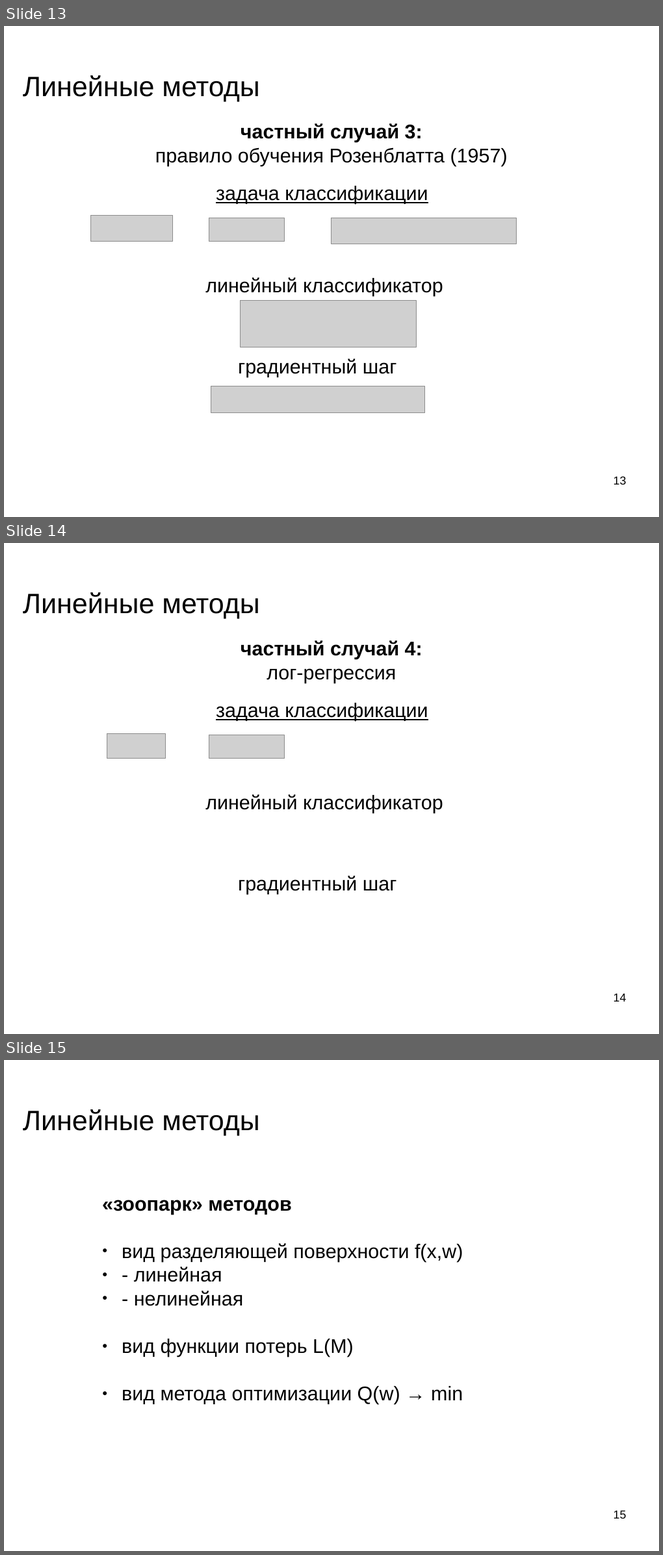
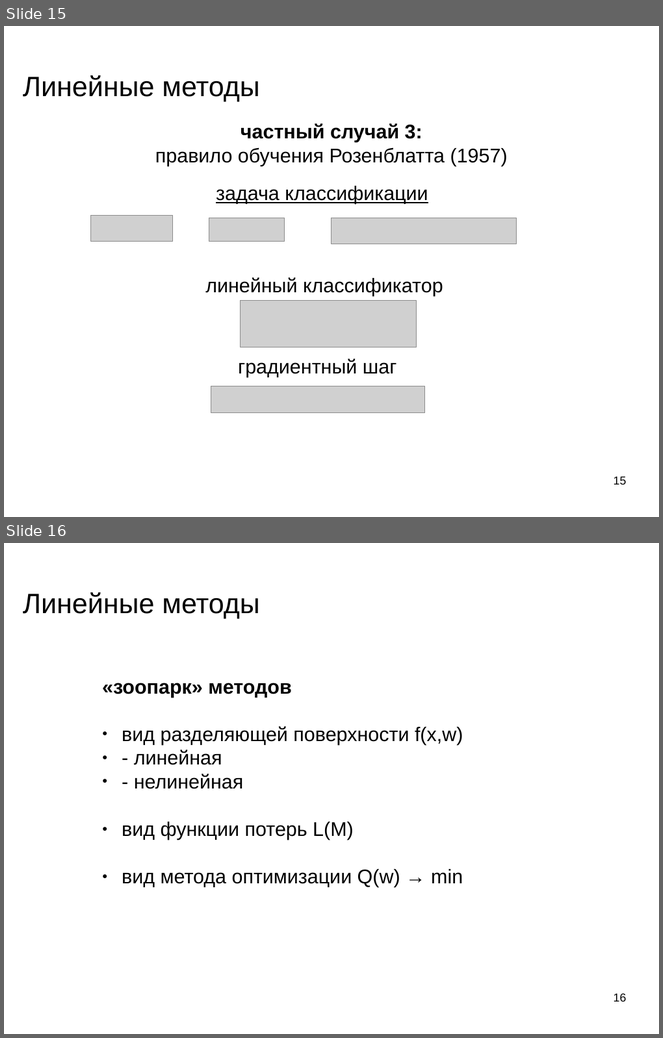
Before and after one commit to mechanoid5/ml_lectorium_legacy, a slide deck: 09-linear.odp. Shown one above the other, each under a label of ours: slides 13, 14 and 15 before the commit, slides 15 and 16 after it. The pictures are 663x1555 and 663x1038 pixels, drawn with LibreOffice and Linux fonts; fonts in the diff are those of the drawing; grey boxes stand for pictures; background and template pictures are left out. Boxes give left, top, right and bottom in pixels: in the first picture for what was removed or moved away, otherwise in the second. Text is boxed around its words. In the diff, an @@ line names an element or a change of style, - is before the commit and + after.

```diff
--- a/09-linear.odp
+++ b/09-linear.odp
@@ slide 14 removed at (x1=4, y1=543, x2=659, y2=1034), background picture (left out) @@
@@ title removed at (x1=23, y1=592, x2=259, y2=618) @@
-Линейные методы
@@ text removed at (x1=241, y1=641, x2=423, y2=683) @@
-частный случай 4:
-лог-регрессия
@@ text removed at (x1=216, y1=703, x2=428, y2=721) @@
-задача классификации
@@ picture removed at (x1=107, y1=734, x2=165, y2=759) @@
@@ picture removed at (x1=209, y1=735, x2=285, y2=759) @@
@@ text removed at (x1=206, y1=795, x2=443, y2=813) @@
-линейный классификатор
@@ text removed at (x1=238, y1=876, x2=397, y2=895) @@
-градиентный шаг
@@ page number removed at (x1=614, y1=993, x2=627, y2=1002) @@
-14
@@ what was slide 13 is now slide 15 @@
@@ page number at (x1=614, y1=476, x2=627, y2=485): text changed @@
-13
+15
@@ what was slide 15 is now slide 16 @@
@@ page number at (x1=614, y1=993, x2=627, y2=1002): text changed @@
-15
+16
```
Also in this commit, not shown: 5 slides changed, 4 slides added, 1 other slide removed, 5 other files.
